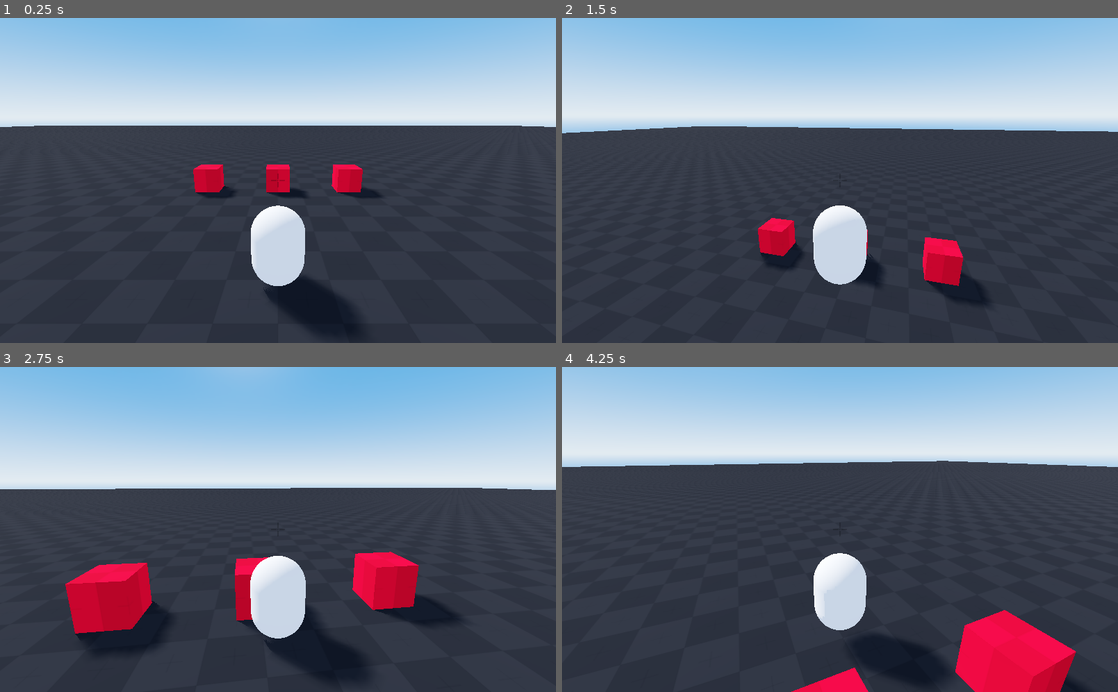
Above: before the commit, frames 1-4 (two rows, left to right).
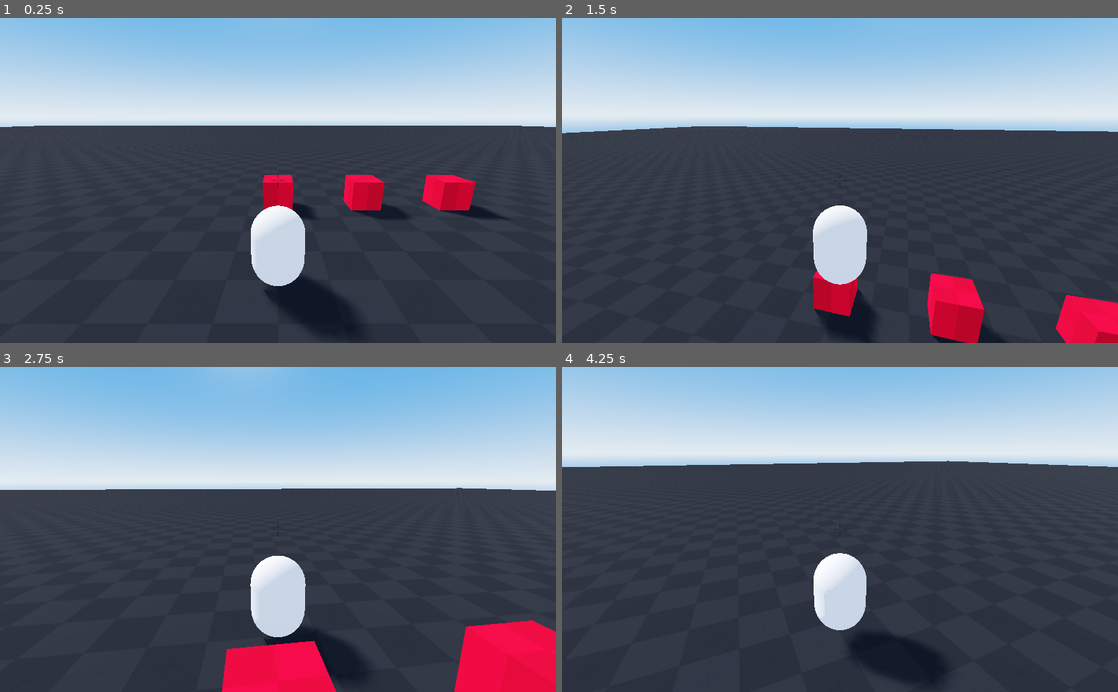
Above: after the commit, the same moments.

Repository: nickyvanurk/game-prototypes
Game: Godot game, scene res://world/world.tscn
Two runs of this game, one before a commit and one after it. Both use one fixed random seed, a clock stepped at 60 frames per second and the inputs below.
Inputs (mouse positions are in pixels of both pictures, inside the frame that each line leads up to):
- Up to frame 1 (0.25 s): no input
- Up to frame 2 (1.5 s): tap Enter at 0.5 s; move the mouse to (867, 180) at 0.52 s; hold W (move_forward) from 0.53 s (still down); tap F (interact) at 0.6, 1.35 s; tap Space (jump) at 0.77 s; move the mouse to (812, 180) at 1.27 s
- Up to frame 3 (2.75 s): keep holding W (move_forward); tap Space (jump) at 1.52 s; move the mouse to (289, 523) at 2.02 s; tap F (interact) at 2.1 s
- Up to frame 4 (4.25 s): keep holding W (move_forward); move the mouse to (834, 536) at 2.77 s; tap F (interact) at 2.85, 3.6 s; tap Space (jump) at 3.02, 3.77 s; move the mouse to (878, 532) at 3.52 s

The runs differ from the first frame. In frame 1, 3.5% of the frame differs, in the area x 34-91%, y 45-62%; in frame 2, 6.9%; in frame 3, 14%, in the area x 0-100%, y 37-100%; in frame 4, 4.7%.

Commit message:
Restructure scene components

Diff:
--- a/mouse-over-text/world/world.tscn
+++ b/mouse-over-text/world/world.tscn
@@ -21,36 +21,6 @@
 font_data = ExtResource( 6 )
 
 [node name="World" type="Spatial"]
-
-[node name="WorldEnvironment" type="WorldEnvironment" parent="."]
-environment = ExtResource( 1 )
-
-[node name="DirectionalLight" type="DirectionalLight" parent="."]
-transform = Transform( -0.707107, 0.5, -0.5, 3.09086e-08, 0.707107, 0.707107, 0.707107, 0.5, -0.5, -45, 18, -44 )
-shadow_enabled = true
-shadow_contact = 0.3
-
-[node name="Level" type="CSGCombiner" parent="."]
-use_collision = true
-
-[node name="Floor" type="CSGBox" parent="Level"]
-transform = Transform( 1, 0, 0, 0, 1, 0, 0, 0, 1, 0, -0.5, 0 )
-use_collision = true
-width = 200.0
-height = 1.0
-depth = 200.0
-material = ExtResource( 2 )
-
-[node name="Player" parent="." instance=ExtResource( 3 )]
-
-[node name="Potion" parent="." instance=ExtResource( 4 )]
-transform = Transform( 1, 0, 0, 0, 1, 0, 0, 0, 1, 0, 0, -6 )
-
-[node name="Sword" parent="." instance=ExtResource( 4 )]
-transform = Transform( 1, 0, 0, 0, 1, 0, 0, 0, 1, -3, 0, -6 )
-
-[node name="Treasure" parent="." instance=ExtResource( 4 )]
-transform = Transform( 1, 0, 0, 0, 1, 0, 0, 0, 1, 3, 0, -6 )
 
 [node name="UI" type="Control" parent="."]
 anchor_right = 1.0
@@ -93,3 +63,37 @@
 __meta__ = {
 "_edit_use_anchors_": false
 }
+
+[node name="Environment" type="Spatial" parent="."]
+
+[node name="WorldEnvironment" type="WorldEnvironment" parent="Environment"]
+environment = ExtResource( 1 )
+
+[node name="DirectionalLight" type="DirectionalLight" parent="Environment"]
+transform = Transform( -0.707107, 0.5, -0.5, 3.09086e-08, 0.707107, 0.707107, 0.707107, 0.5, -0.5, -45, 18, -44 )
+shadow_enabled = true
+shadow_contact = 0.3
+
+[node name="Level" type="CSGCombiner" parent="Environment"]
+use_collision = true
+
+[node name="Floor" type="CSGBox" parent="Environment/Level"]
+transform = Transform( 1, 0, 0, 0, 1, 0, 0, 0, 1, 0, -0.5, 0 )
+use_collision = true
+width = 200.0
+height = 1.0
+depth = 200.0
+material = ExtResource( 2 )
+
+[node name="Player" parent="." instance=ExtResource( 3 )]
+
+[node name="Interactables" type="Spatial" parent="."]
+transform = Transform( 1, 0, 0, 0, 1, 0, 0, 0, 1, 3, 0, -4 )
+
+[node name="Potion" parent="Interactables" instance=ExtResource( 4 )]
+
+[node name="Sword" parent="Interactables" instance=ExtResource( 4 )]
+transform = Transform( 1, 0, 0, 0, 1, 0, 0, 0, 1, -3, 0, 0 )
+
+[node name="Treasure" parent="Interactables" instance=ExtResource( 4 )]
+transform = Transform( 1, 0, 0, 0, 1, 0, 0, 0, 1, 3, 0, 0 )
